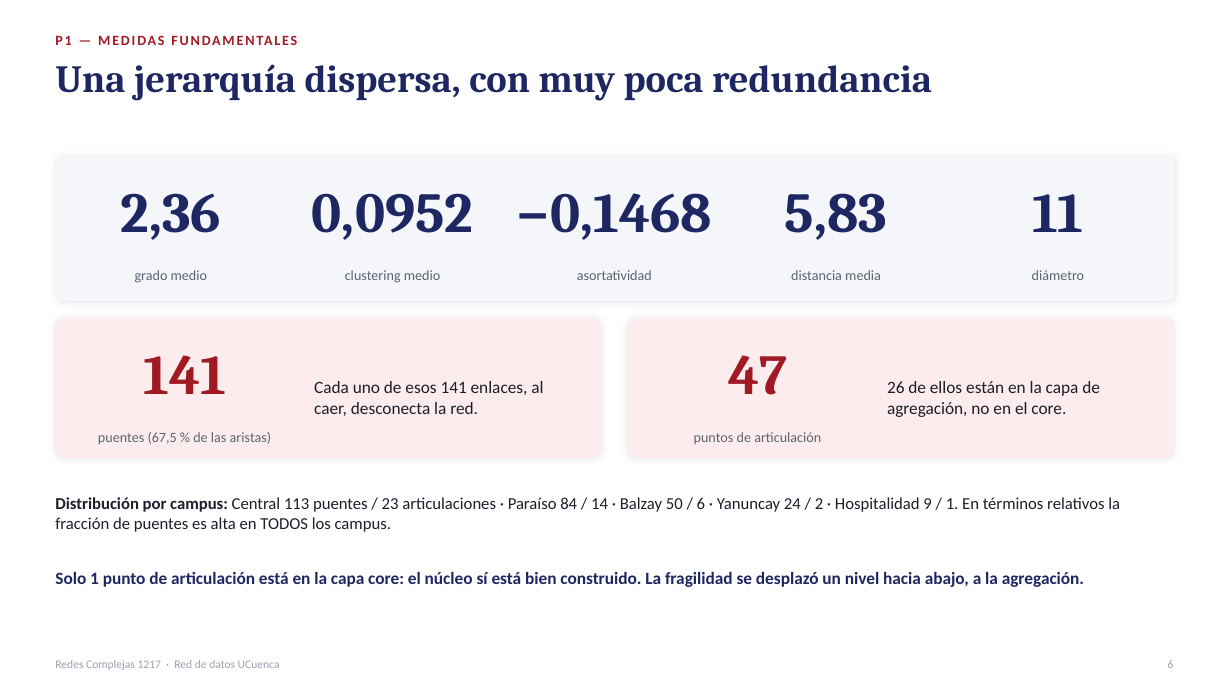
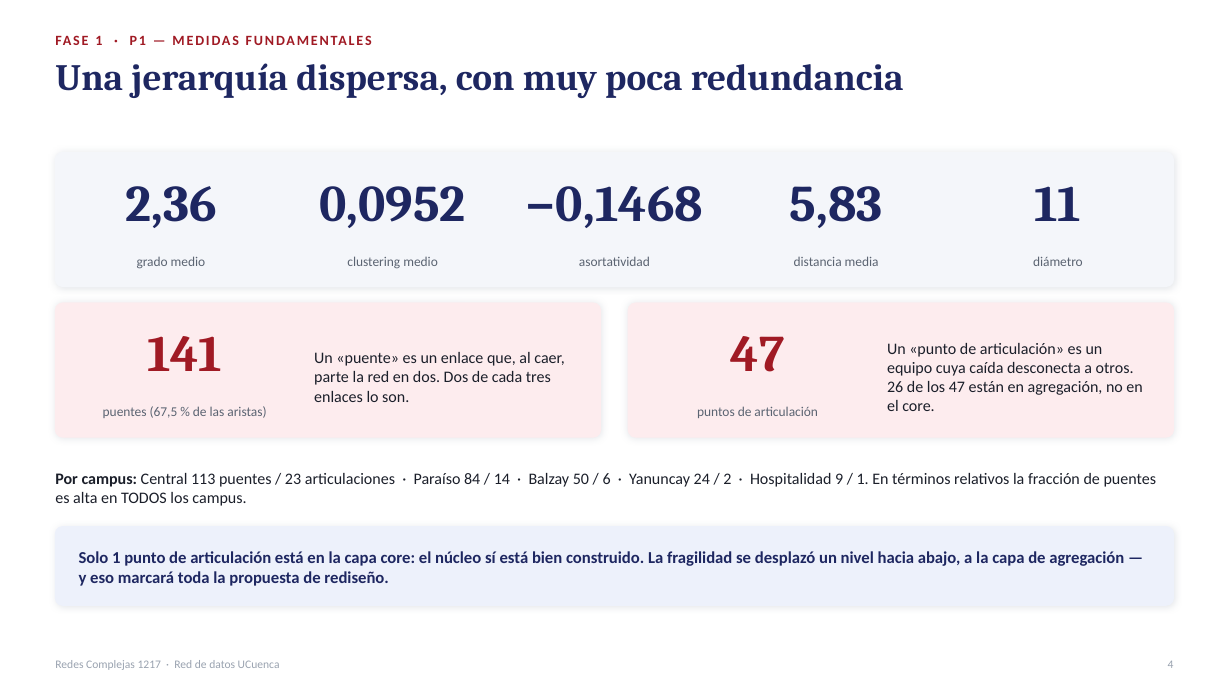
Before and after one commit to chino111160/redes-complejas-ucuenca, a slide deck: slide 4 of diapositivas/Presentacion_Redes_Complejas_RedUCuenca.pptx (slide 6 before the commit). Drawn at 1232x693 pixels with LibreOffice and Linux fonts; fonts in the diff are those of the drawing. Boxes give left, top, right and bottom in pixels: in the first picture for what was removed or moved away, otherwise in the second. Text is boxed around its words. In the diff, an @@ line names an element or a change of style, - is before the commit and + after.

```diff
--- a/diapositivas/Presentacion_Redes_Complejas_RedUCuenca.pptx
+++ b/diapositivas/Presentacion_Redes_Complejas_RedUCuenca.pptx
@@ text "Una jerarquía dispersa, con muy ..." at <box>55,63,904,98</box>: size 30 to 29 pt @@
@@ text at <box>95,36,102,45</box>: text changed @@
-P1 — MEDIDAS FUNDAMENTALES
+FASE 1 · P1 — MEDIDAS FUNDAMENTALES
@@ rounded rectangle: place and size @@
-rounded rectangle at <box>55,157,1174,300</box>
+rounded rectangle at <box>55,152,1174,287</box>
@@ 5 texts: place and size @@
-5 texts at <box>135,270,1085,283</box>
+5 texts at <box>137,256,1083,269</box>
@@ rounded rectangle: place and size @@
-rounded rectangle at <box>55,319,601,457</box>
+rounded rectangle at <box>55,303,601,437</box>
@@ text "141": place and size @@
-text "141" at <box>143,355,226,394</box>
+text "141" at <box>147,336,222,371</box>
@@ proportions changed in 3 elements at <box>55,152,1174,287</box>, <box>55,303,601,437</box>, <box>628,303,1174,437</box> @@
@@ rounded rectangle: place and size @@
-rounded rectangle at <box>628,319,1174,457</box>
+rounded rectangle at <box>628,303,1174,437</box>
@@ size 44 to 40 pt in 7 elements at <box>125,186,217,228</box>, <box>319,186,466,228</box>, <box>526,186,704,228</box>, <box>1034,186,1081,221</box>, <box>790,186,883,228</box>, <box>147,336,222,371</box>, <box>731,336,785,372</box> @@
@@ text "47": place and size @@
-text "47" at <box>728,355,787,395</box>
+text "47" at <box>731,336,785,372</box>
@@ text at <box>314,352,564,402</box>: text changed; size 13.5 to 12.5 pt @@
-Cada uno de esos 141 enlaces, al caer, desconecta la red.
+Un «puente» es un enlace que, al caer, parte la red en dos. Dos de cada tres enlaces lo son.
@@ text at <box>887,343,1142,411</box>: text changed; size 13.5 to 12.5 pt @@
-26 de ellos están en la capa de agregación, no en el core.
+Un «punto de articulación» es un equipo cuya caída desconecta a otros. 26 de los 47 están en agregación, no en el core.
@@ text "puentes (67,5 % de las ...": place and size @@
-text "puentes (67,5 % de las ..." at <box>98,432,271,445</box>
+text "puentes (67,5 % de las ..." at <box>103,406,266,418</box>
@@ size 11 to 10.5 pt in 7 elements at <box>137,256,206,269</box>, <box>347,256,438,269</box>, <box>1033,256,1083,266</box>, <box>579,256,650,266</box>, <box>794,256,879,266</box>, <box>103,406,266,418</box>, <box>697,406,818,418</box> @@
@@ text "puntos de articulación": place and size @@
-text "puntos de articulación" at <box>694,432,821,444</box>
+text "puntos de articulación" at <box>697,406,818,418</box>
@@ text at <box>55,473,1157,506</box>: text changed; size 13 to 12.5 pt @@
-Distribución por campus: Central 113 puentes / 23 articulaciones · Paraíso 84 / 14 · Balzay 50 / 6 · Yanuncay 24 / 2 · Hospitalidad 9 / 1. En términos relativos la fracción de puentes es alta en TODOS los campus.
+Por campus: Central 113 puentes / 23 articulaciones · Paraíso 84 / 14 · Balzay 50 / 6 · Yanuncay 24 / 2 · Hospitalidad 9 / 1. En términos relativos la fracción de puentes es alta en TODOS los campus.
@@ rounded rectangle added at <box>55,527,1174,605</box>, fill #EDF1FB, outline #EDF1FB 1 pt @@
@@ text at <box>79,551,1124,586</box>: text changed; size 13.5 to 13 pt @@
-Solo 1 punto de articulación está en la capa core: el núcleo sí está bien construido. La fragilidad se desplazó un nivel hacia abajo, a la agregación.
+Solo 1 punto de articulación está en la capa core: el núcleo sí está bien construido. La fragilidad se desplazó un nivel hacia abajo, a la capa de agregación — y eso marcará toda la propuesta de rediseño.
```
Also in this commit, not shown: 18 other slides changed, 10 slides removed.
